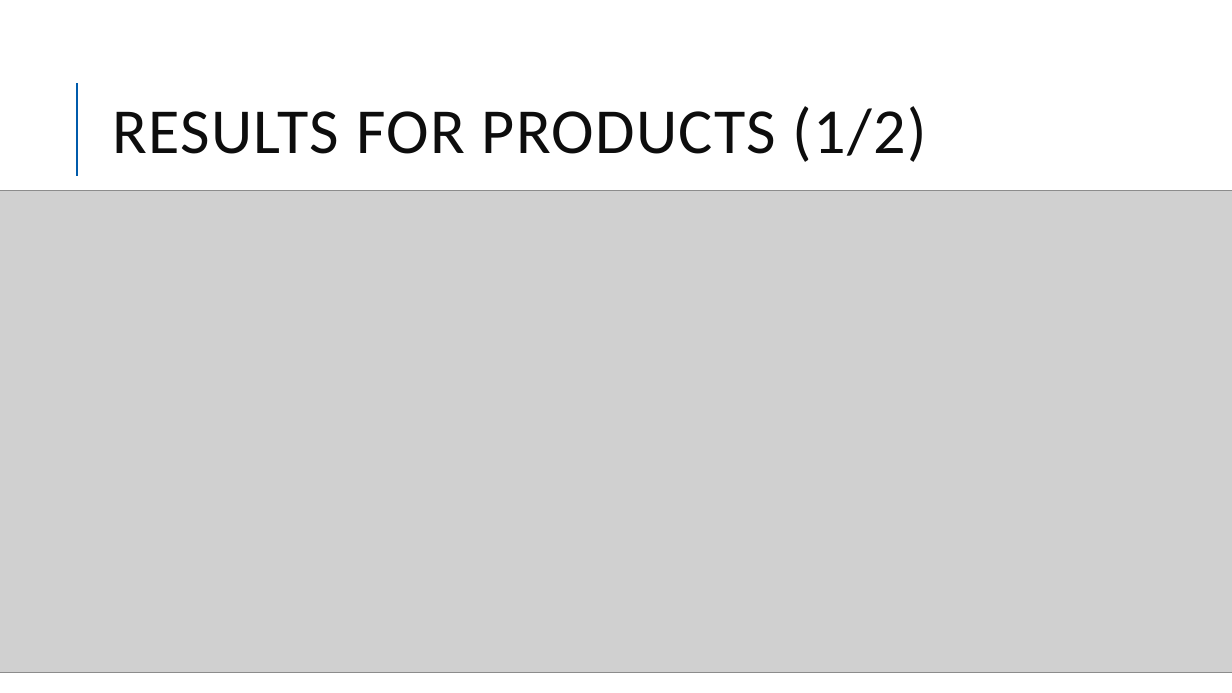
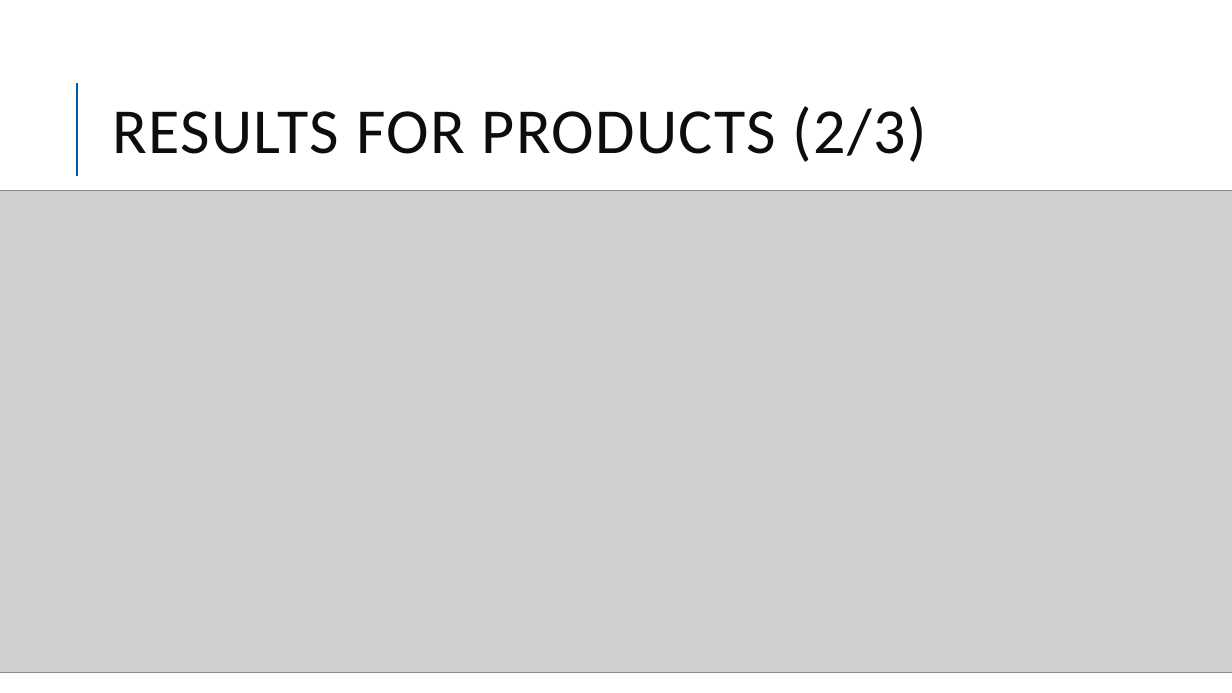
Before and after one commit to Camillelib/Web_Scrapping_project, a slide deck: slide 11 of Output/Project week 3.pptx (slide 10 before the commit). Drawn at 1232x693 pixels with LibreOffice and Linux fonts; fonts in the diff are those of the drawing; grey boxes stand for pictures. Boxes give left, top, right and bottom in pixels: in the first picture for what was removed or moved away, otherwise in the second. Text is boxed around its words. In the diff, an @@ line names an element or a change of style, - is before the commit and + after.

```diff
--- a/Output/Project week 3.pptx
+++ b/Output/Project week 3.pptx
@@ title at [113,106,927,162]: text changed @@
-RESULTS FOR PRODUCTS (1/2)
+RESULTS FOR PRODUCTS (2/3)
```
Also in this commit, not shown: 1 other slide changed, 1 slide added, 6 other files.
